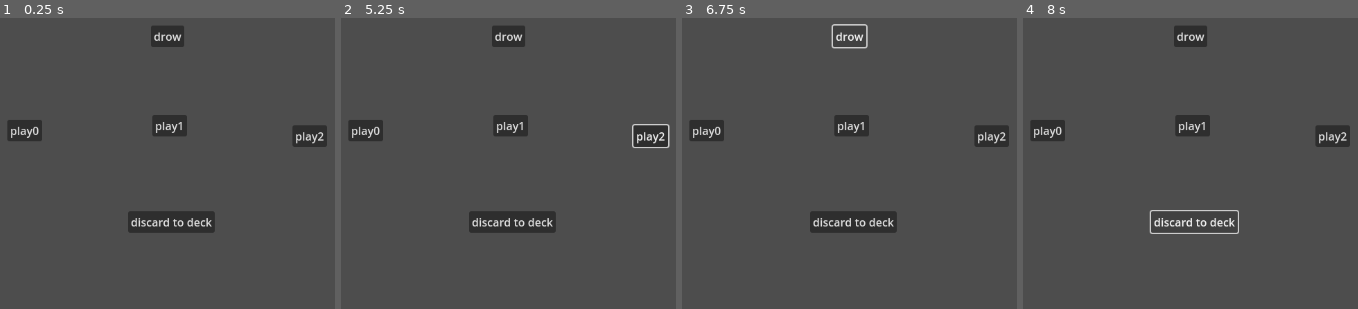
Above: before the commit, frames 1-4 (left to right).
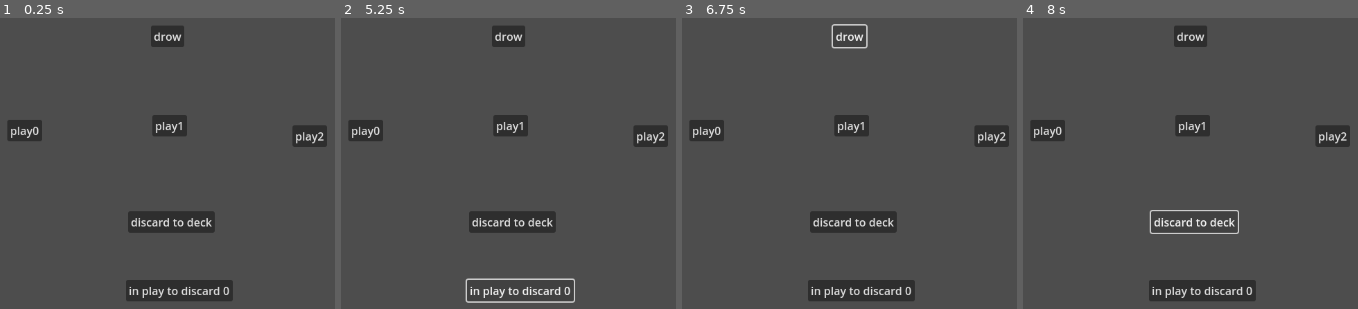
Above: after the commit, the same moments.

Repository: SytonK/cards
Game: Godot game, scene res://src/example/card_manager_example/card_manager_example.tscn
Two runs of this game, one before a commit and one after it. Both use one fixed random seed, a clock stepped at 60 frames per second and the inputs below. The project has no main scene, so this scene is started directly.
Inputs (mouse positions are in pixels of both pictures, inside the frame that each line leads up to):
- Up to frame 1 (0.25 s): no input
- Up to frame 2 (5.25 s): click "play0" at 0.5 s; click "play0" at 1.25 s; click "play1" at 2 s; click "play1" at 2.75 s; click "play2" at 3.5 s; click "play2" at 4.25 s; click (521, 291) at 5 s, where only the run after the commit has a clickable "in play to discard 0"
- Up to frame 3 (6.75 s): click (862, 291) at 5.75 s, where only the run after the commit has a clickable "in play to discard 0"; click "drow" at 6.5 s
- Up to frame 4 (8 s): click "discard to deck" at 7.25 s

The runs differ from the first frame. In frame 1, 2.1% of the frame differs, in the area x 37-70%, y 90-98%; in frame 2, 1.1%; in frame 3, 2.1%; in frame 4, 2.1%.

Commit message:
from play to discard

Diff:
--- a/src/card manager/card_manager.gd
+++ b/src/card manager/card_manager.gd
@@ -39,3 +39,10 @@
 func discard_to_deck_bottom() -> void:
 	deck.append_array(discard)
 	discard = []
+
+func from_play_to_discard(card_index: int) -> void:
+	if card_index > in_play.size() - 1:
+		return
+
+	var card: Card = in_play.pop_at(card_index)
+	discard.push_back(card)
--- a/src/example/card_manager_example/card_manager_example.gd
+++ b/src/example/card_manager_example/card_manager_example.gd
@@ -20,3 +20,7 @@
 
 func _on_button_discard_pressed() -> void:
 	card_manager.discard_to_deck_bottom()
+
+
+func _on_button_in_play_to_discard_pressed() -> void:
+	card_manager.from_play_to_discard(0)
--- a/src/example/card_manager_example/card_manager_example.tscn
+++ b/src/example/card_manager_example/card_manager_example.tscn
@@ -49,8 +49,16 @@
 offset_bottom = 486.0
 text = "discard to deck"
 
+[node name="ButtonInPlayToDiscard" type="Button" parent="."]
+offset_left = 470.0
+offset_top = 554.0
+offset_right = 624.0
+offset_bottom = 585.0
+text = "in play to discard 0"
+
 [connection signal="pressed" from="ButtonDraw" to="." method="_on_button_pressed"]
 [connection signal="pressed" from="Button0" to="." method="_on_button_0_pressed"]
 [connection signal="pressed" from="Button1" to="." method="_on_button_1_pressed"]
 [connection signal="pressed" from="Button2" to="." method="_on_button_2_pressed"]
 [connection signal="pressed" from="ButtonDiscard" to="." method="_on_button_discard_pressed"]
+[connection signal="pressed" from="ButtonInPlayToDiscard" to="." method="_on_button_in_play_to_discard_pressed"]
